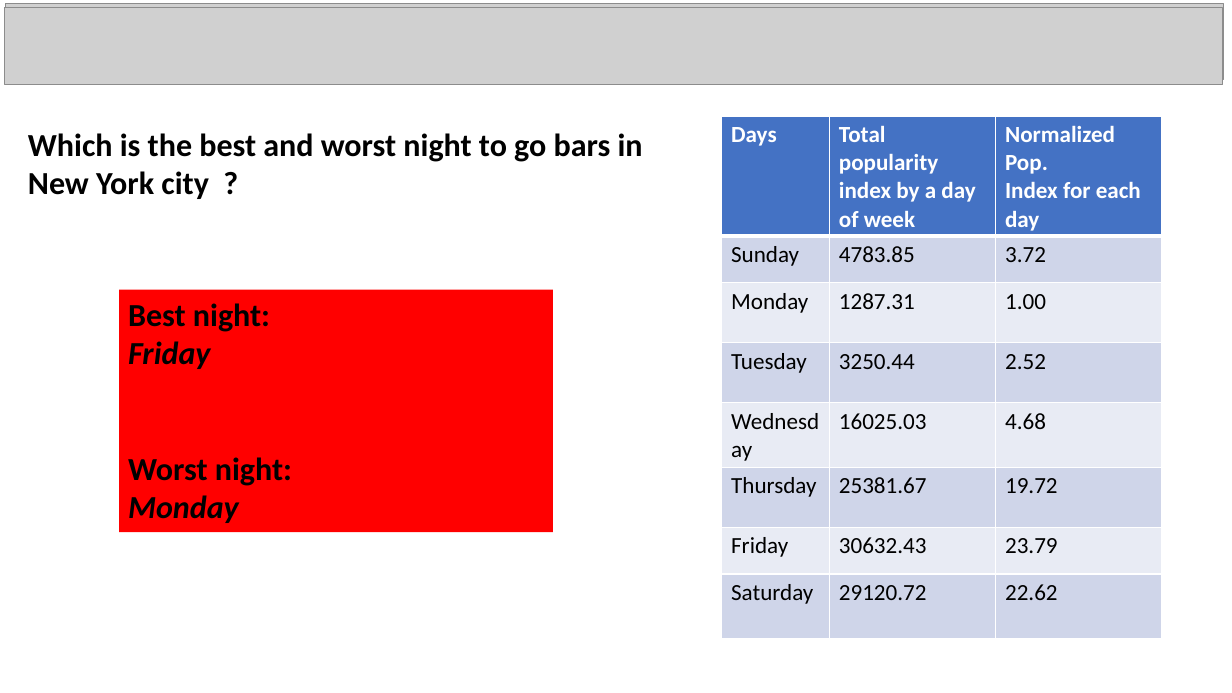
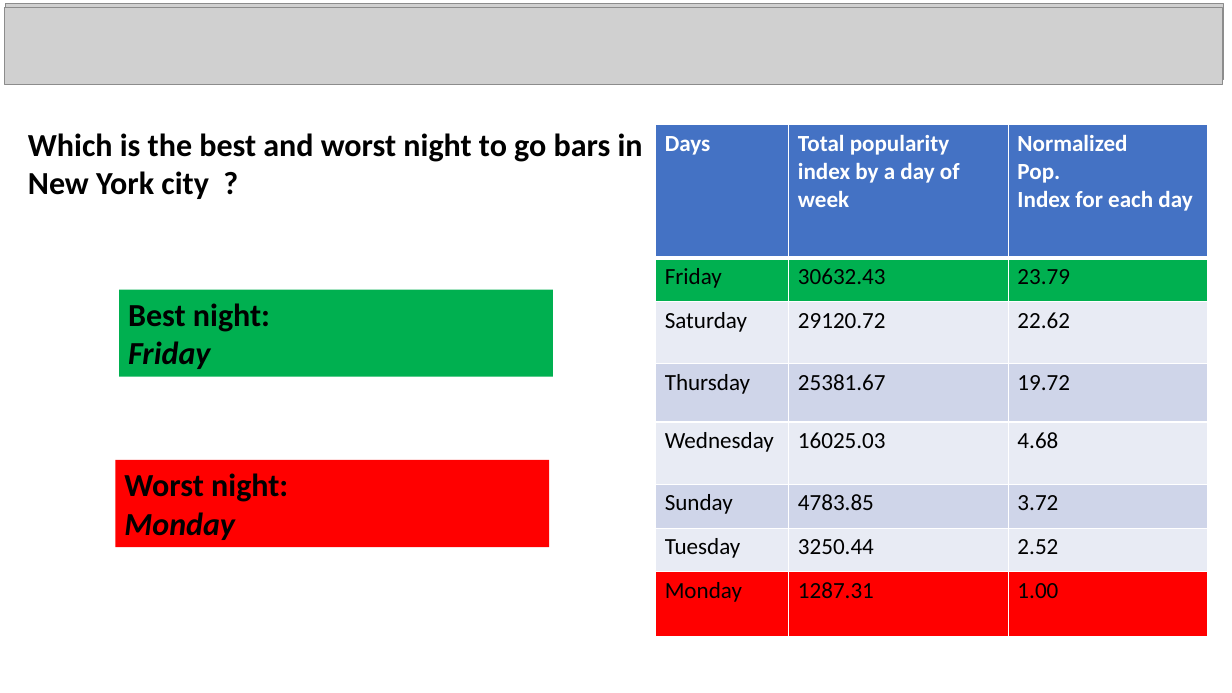
Before and after one commit to basantdhital/MY_pro, a slide deck: slide 8 of bars_presentation.pptx. Drawn at 1232x693 pixels with LibreOffice and Linux fonts; fonts in the diff are those of the drawing; grey boxes stand for pictures. Boxes give left, top, right and bottom in pixels: in the first picture for what was removed or moved away, otherwise in the second. Text is boxed around its words. In the diff, an @@ line names an element or a change of style, - is before the commit and + after.

```diff
--- a/bars_presentation.pptx
+++ b/bars_presentation.pptx
@@ table at (655,125,1207,637) @@
-row 2: Sunday | 4783.85 | 3.72
-row 3: Monday | 1287.31 | 1.00
-row 4: Tuesday | 3250.44 | 2.52
-row 5: Wednesday | 16025.03 | 4.68
-row 6: Thursday | 25381.67 | 19.72
+row 4: Thursday | 25381.67 | 19.72
+row 5: Wednesday | 16025.03 | 4.68
+row 6: Sunday | 4783.85 | 3.72
+row 7: Tuesday | 3250.44 | 2.52
+row 8: Monday | 1287.31 | 1.00
@@ fill #CFD5EA to #00B050 in row 2 @@
@@ fill #CFD5EA to #FF0000 in row 8 @@
@@ table: place and size @@
-table at (722,116,1163,640)
+table at (655,125,1207,637)
@@ rectangle "Best night:": place and size @@
-rectangle "Best night:" at (119,290,553,533)
+rectangle "Best night:" at (119,290,553,377)
@@ rectangle "Best night:" at (119,290,553,377): fill #FF0000 to #00B050 @@
@@ rectangle added at (116,460,549,547), fill #FF0000, 25 pt, text #000000, bold @@
+Worst night:
+Monday
@@ text in rectangle at (128,457,292,523): paragraphs removed @@
-Worst night:
-Monday
```
Also in this commit, not shown: 2 other files.
